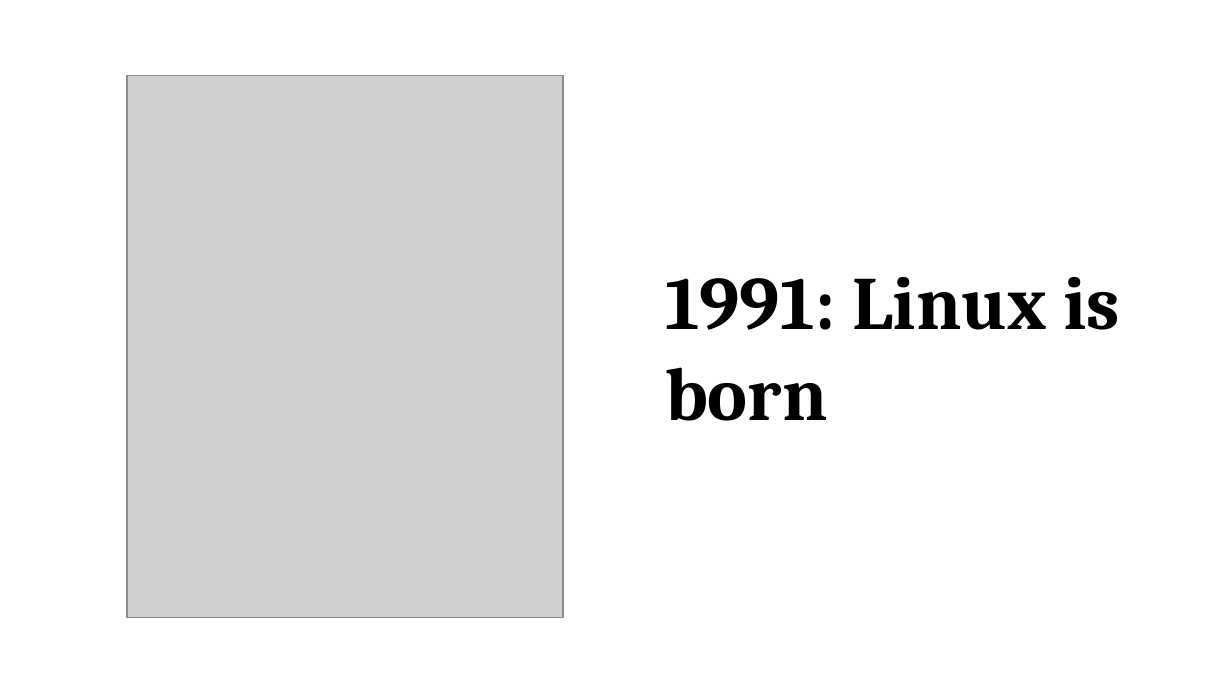
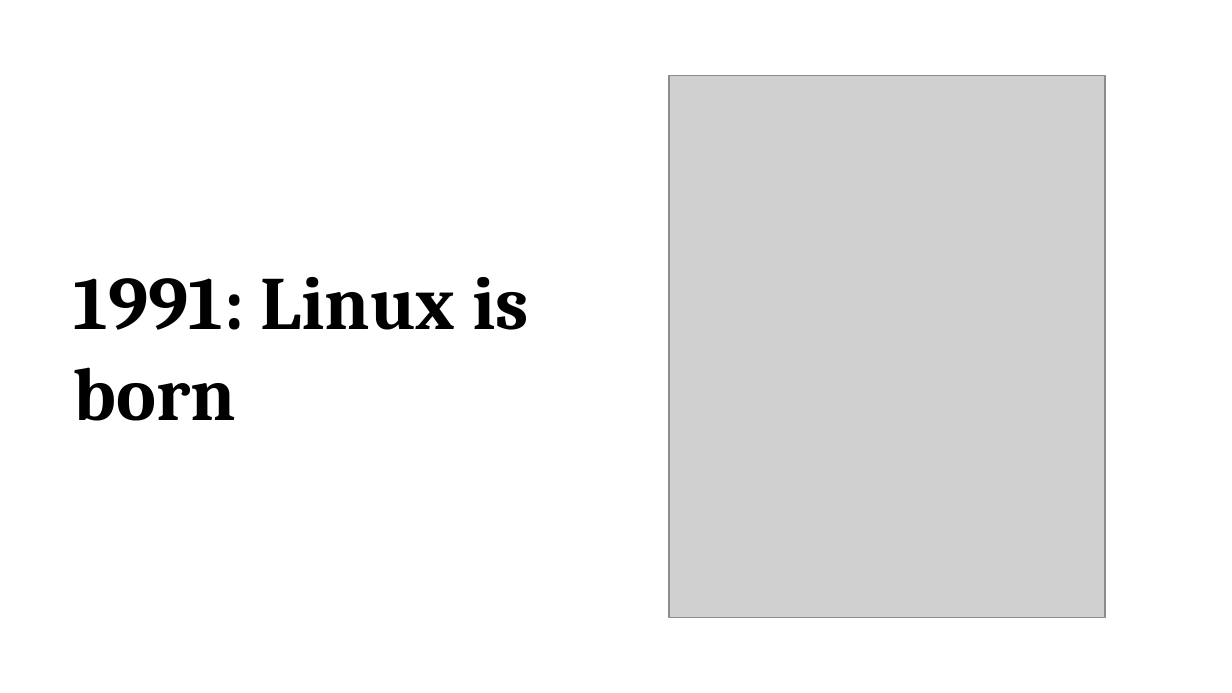
Before and after one commit to promilek2/Najs, a slide deck: slide 5 of Linus_Torvalds.pptx (slide 4 before the commit). Drawn at 1232x693 pixels with LibreOffice and Linux fonts; fonts in the diff are those of the drawing; grey boxes stand for pictures. Boxes give left, top, right and bottom in pixels: in the first picture for what was removed or moved away, otherwise in the second. Text is boxed around its words. In the diff, an @@ line names an element or a change of style, - is before the commit and + after.

```diff
--- a/Linus_Torvalds.pptx
+++ b/Linus_Torvalds.pptx
@@ picture: place and size @@
-picture at (127, 75, 563, 617)
+picture at (669, 75, 1105, 617)
@@ text "1991: Linux is born": place and size @@
-text "1991: Linux is born" at (665, 277, 1120, 421)
+text "1991: Linux is born" at (74, 277, 529, 421)
```
Also in this commit, not shown: 2 other slides changed, 3 slides added, 3 slides removed, 1 other file.
